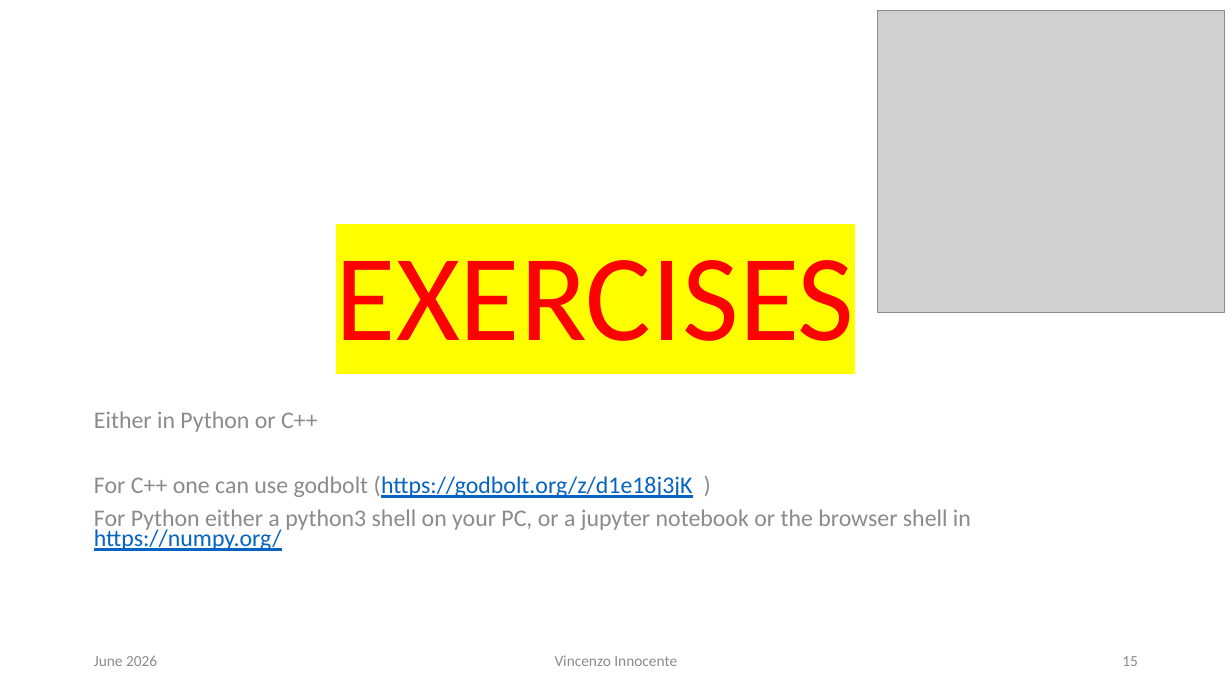
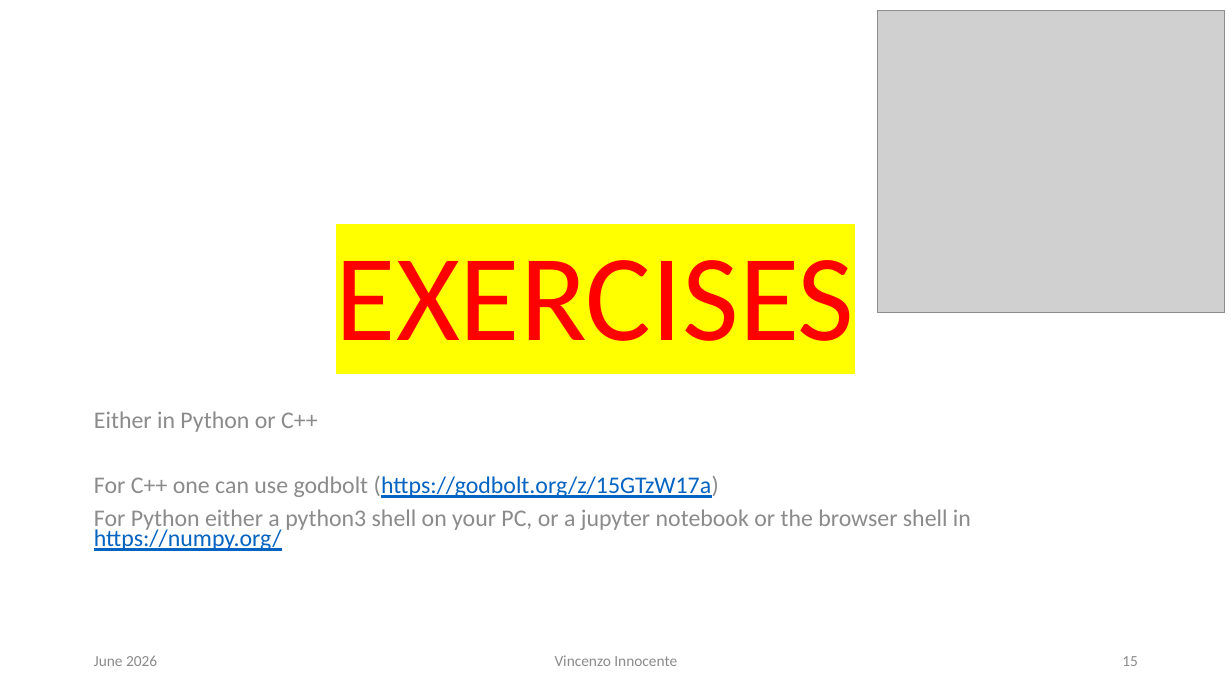
Before and after one commit to VinInn/FPCourse, a slide deck: slide 15 of Slides/FPforScientist.pptx. Drawn at 1232x693 pixels with LibreOffice and Linux fonts; fonts in the diff are those of the drawing; grey boxes stand for pictures. Boxes give left, top, right and bottom in pixels: in the first picture for what was removed or moved away, otherwise in the second. Text is boxed around its words. In the diff, an @@ line names an element or a change of style, - is before the commit and + after.

Commit message:
fix pi

```diff
--- a/Slides/FPforScientist.pptx
+++ b/Slides/FPforScientist.pptx
@@ text at (94, 476, 719, 498): text changed @@
-For C++ one can use godbolt (https://godbolt.org/z/d1e18j3jK )
+For C++ one can use godbolt (https://godbolt.org/z/15GTzW17a)
```
Also in this commit, not shown: 3 other slides changed.
